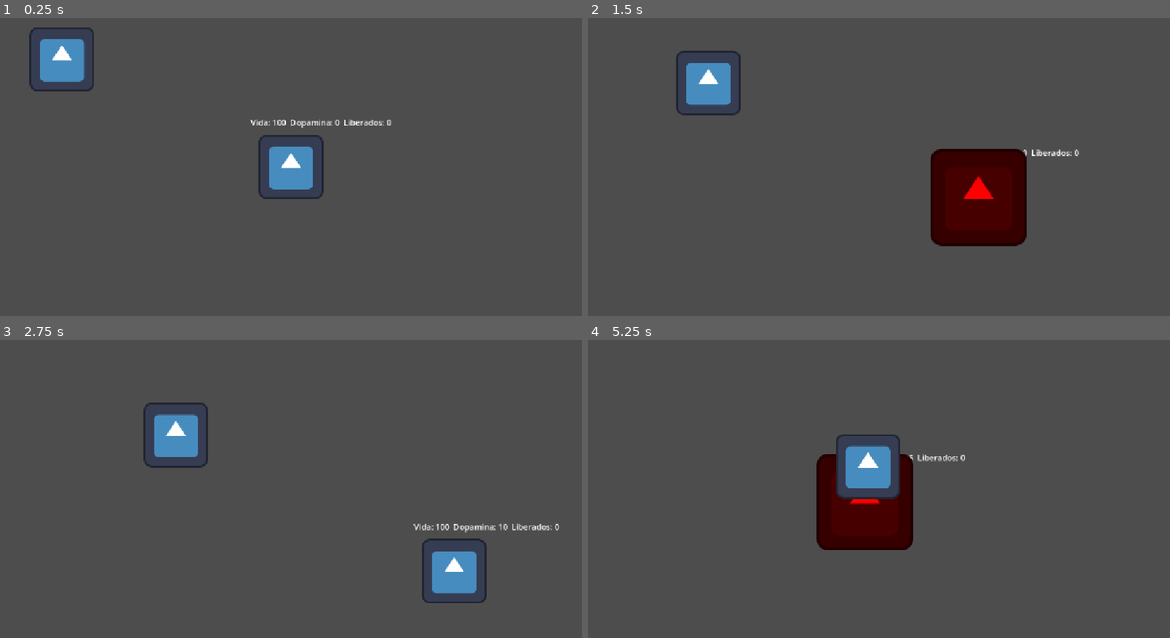
Above: before the commit, frames 1-4 (two rows, left to right).
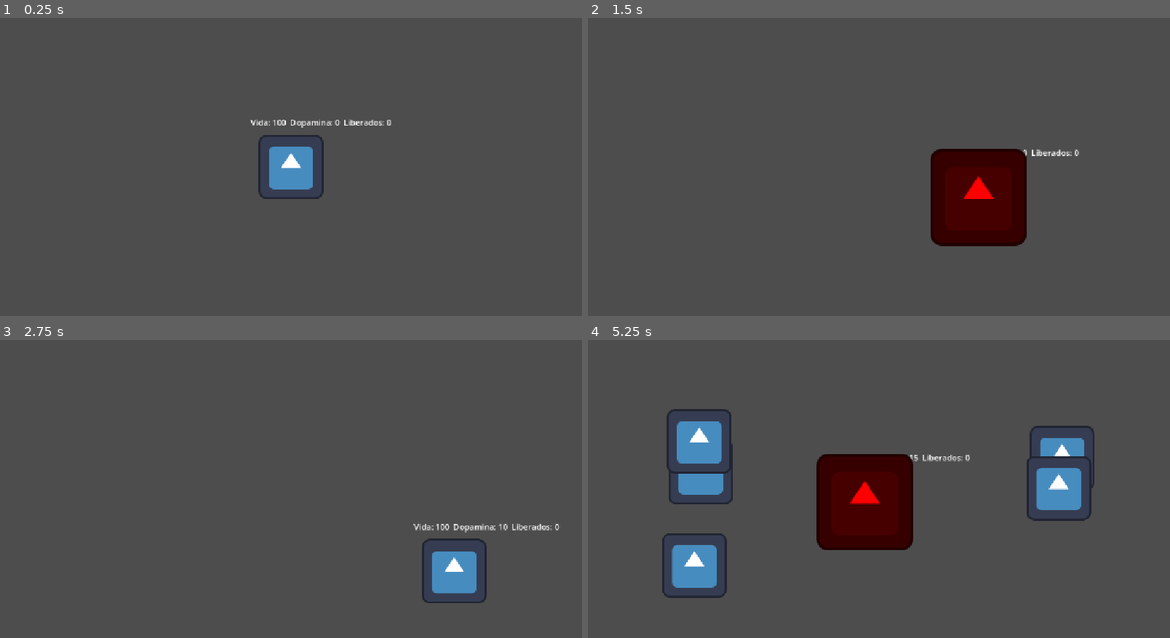
Above: after the commit, the same moments.

Repository: Moon-collab1/Brainrot-Breakout
Game: Godot game, scene res://node_2d.tscn
The game is run twice, just before and just after one commit, with the same random seed, the same clock (stepped at 60 frames per second) and the same inputs. The project has no main scene, so this scene is started directly. The engine's default icon, where the game draws it, is replaced by a stand-in: a white triangle on a blue panel in a dark square.
Inputs:
- Up to frame 1 (0.25 s): no input
- Up to frame 2 (1.5 s): tap Enter (ui_accept) at 0.5, 0.77 s; hold Right (ui_right) 0.53-1.28 s; tap X (cachetada) at 0.6, 1.35 s; hold Down (ui_down) from 1.28 s (still down)
- Up to frame 3 (2.75 s): tap Enter (ui_accept) at 1.52 s; release Down (ui_down) at 2.03 s; hold Right (ui_right) from 2.03 s (still down); tap X (cachetada) at 2.1 s
- Up to frame 4 (5.25 s): release Right (ui_right) at 2.78 s; hold Up (ui_up) 2.78-3.53 s; tap X (cachetada) every 0.75 s from 2.85 to 5.1 s; tap Enter (ui_accept) at 3.02, 3.77, 4.52 s; hold Left (ui_left) 3.53-5.03 s; hold Down (ui_down) from 5.03 s (still down)

The runs differ from the first frame. In frame 1, 1.4% of the frame differs, in the area x 5-17%, y 3-25%; in frame 2, 1.4%; in frame 3, 1.4%; in frame 4, 7.7%, in the area x 12-87%, y 23-87%.

Commit message:
agregue la lista enlazada y las oleadas de zombis que no se acaban

Diff:
--- /dev/null
+++ b/lista.gd
@@ -0,0 +1,39 @@
+class_name Lista
+
+class Nodo:
+	var dato
+	var sig = null
+
+var cab = null
+var tam = 0
+
+func agregar_final(dato):
+	var nuevo = Nodo.new()
+	nuevo.dato = dato
+	if cab == null:
+		cab = nuevo
+	else:
+		var act = cab
+		while act.sig != null:
+			act = act.sig
+		act.sig = nuevo
+	tam += 1
+
+func quitar_primero():
+	if cab == null:
+		return null
+	var dato = cab.dato
+	cab = cab.sig
+	tam -= 1
+	return dato
+
+func obtener(pos):
+	if pos < 0 or pos >= tam:
+		return null
+	var act = cab
+	for i in range(pos):
+		act = act.sig
+	return act.dato
+
+func esta_vacia():
+	return cab == null
--- a/node_2d.tscn
+++ b/node_2d.tscn
@@ -1,14 +1,15 @@
 [gd_scene format=3 uid="uid://d2j8pwvvl181g"]
 
+[ext_resource type="Script" uid="uid://cyng0ot75jlqt" path="res://oleadas.gd" id="1_epypp"]
 [ext_resource type="Script" uid="uid://d3vspu0ljp2hx" path="res://jugador.gd" id="1_wtcfe"]
 [ext_resource type="Texture2D" uid="uid://bm24ys2gn1nw7" path="res://icon.svg" id="2_0e48y"]
-[ext_resource type="PackedScene" uid="uid://b2xwgo0ibe320" path="res://zombi.tscn" id="3_epypp"]
 
 [sub_resource type="CircleShape2D" id="CircleShape2D_0e48y"]
 
 [sub_resource type="CircleShape2D" id="CircleShape2D_awwja"]
 
 [node name="Node2D" type="Node2D" unique_id=231189956]
+script = ExtResource("1_epypp")
 
 [node name="Jugador" type="CharacterBody2D" parent="." unique_id=1167690401]
 position = Vector2(576, 324)
@@ -36,6 +37,3 @@
 modulate = Color(1, 0, 0, 1)
 scale = Vector2(1.5, 1.5)
 texture = ExtResource("2_0e48y")
-
-[node name="Zombi" parent="." unique_id=702352168 instance=ExtResource("3_epypp")]
-position = Vector2(100, 100)
--- /dev/null
+++ b/oleadas.gd
@@ -0,0 +1,34 @@
+extends Node2D
+
+var zombi_esc = preload("res://zombi.tscn")
+var oleadas = Lista.new()
+var n_ola = 0
+var pausa = 3.0
+
+func _ready():
+	oleadas.agregar_final(5)
+	oleadas.agregar_final(8)
+	oleadas.agregar_final(12)
+
+func _process(delta):
+	if oleadas.esta_vacia():
+		return
+	var vivos = get_tree().get_nodes_in_group("zombis").size()
+	if vivos == 0:
+		pausa -= delta
+		if pausa <= 0.0:
+			lanzar_oleada()
+			pausa = 3.0
+
+func lanzar_oleada():
+	var cant = oleadas.quitar_primero()
+	n_ola += 1
+	print("Oleada ", n_ola, " con ", cant, " zombis")
+	for i in range(cant):
+		var z = zombi_esc.instantiate()
+		var lado = randi() % 2
+		var x = 0
+		if lado == 1:
+			x = 1152
+		z.position = Vector2(x, randf_range(0, 648))
+		add_child(z)
Not shown, added: lista.gd.uid
Not shown, added: oleadas.gd.uid
